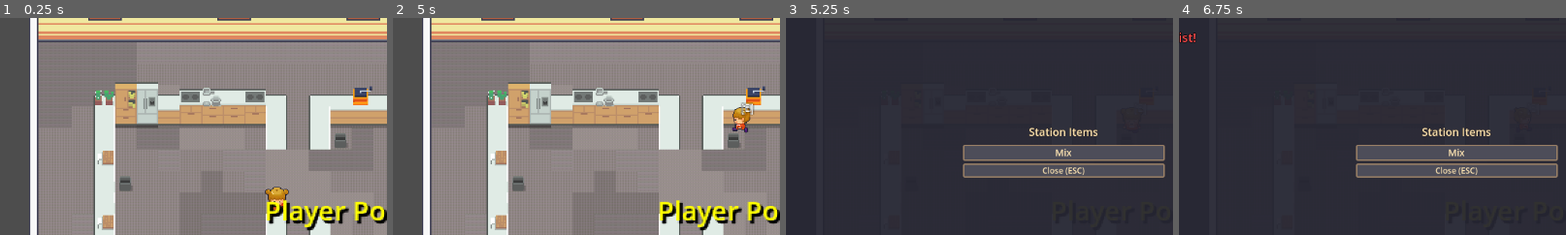
Above: before the commit, frames 1-4 (left to right).
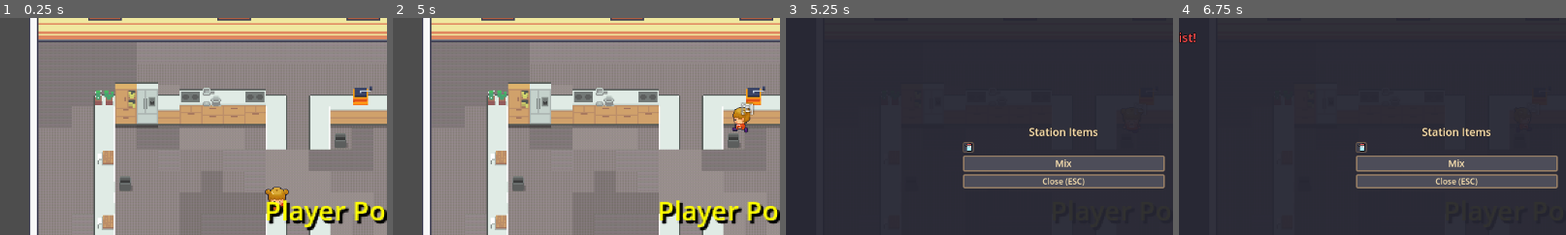
Above: after the commit, the same moments.

Repository: RossanB/RestoRush
Game: Godot game, scene res://scenes/kitchen.tscn
Same seed, same stepped clock (60 frames per second), same inputs: the game is played once before the commit and once after it. This scene is started directly instead of the project's main scene.
Inputs:
- Up to frame 1 (0.25 s): no input
- Up to frame 2 (5 s): tap Enter at 0.5, 2.75 s; hold Right (ui_right) 0.53-1.28 s; tap E (interact) at 0.6, 1.35, 2.3, 2.85, 3.6, 4.55 s; tap Space (ui_select) at 0.77, 1.52, 2, 3.02, 3.77, 4.52 s; hold Down (ui_down) 1.28-2.03 s; hold Right (ui_right) 2.03-2.78 s; hold P 2.03-2.78 s; hold Up (ui_up) 2.78-3.53 s; hold Left (ui_left) from 3.53 s (still down); tap P at 4.35 s
- Up to frame 3 (5.25 s): release Left (ui_left) at 5.03 s; hold Down (ui_down) from 5.03 s (still down); tap E (interact) at 5.1 s
- Up to frame 4 (6.75 s): release Down (ui_down) at 5.75 s; click "Mix" at 5.75 s; tap Space (ui_select) at 6.5 s; hold Right (ui_right) from 6.53 s (still down); tap E (interact) at 6.6 s
The pictures show only the part of the screen within x 14-64%, y 7-57%; the shares and areas given below are measured in that part.

Frames 1-2 are identical in both runs. In frame 3, 8.5% of the frame differs, in the area x 45-98%, y 57-79%; in frame 4, 8.5%.
Error before the commit: Invalid assignment of property or key 'custom_maximum_size' with value of type 'Vector2' on a base object of type 'Button'. (res://scripts/processing_ui.gd:45)

Commit message:
Remove invalid custom_maximum_size from buttons, make [E] prompt fully opaque

Diff:
--- a/scripts/item_selection_ui.gd
+++ b/scripts/item_selection_ui.gd
@@ -25,7 +25,6 @@
 	for item_type in available_items:
 		var button = Button.new()
 		button.custom_minimum_size = Vector2(16, 16)
-		button.custom_maximum_size = Vector2(16, 16)
 		# Style the button
 		var button_style = StyleBoxFlat.new()
 		button_style.bg_color = Color(0.25, 0.25, 0.3, 1)
--- a/scripts/processing_ui.gd
+++ b/scripts/processing_ui.gd
@@ -42,7 +42,6 @@
 		var item_type = stored_items[i]
 		var button = Button.new()
 		button.custom_minimum_size = Vector2(16, 16)
-		button.custom_maximum_size = Vector2(16, 16)
 		# Style the button
 		var button_style = StyleBoxFlat.new()
 		button_style.bg_color = Color(0.25, 0.25, 0.3, 1)
--- a/scripts/station_base.gd
+++ b/scripts/station_base.gd
@@ -16,8 +16,8 @@
 	interact_prompt = Label.new()
 	interact_prompt.text = "[E]"
 	interact_prompt.add_theme_font_size_override("font_size", 8)  # Smaller pixel-style size
-	interact_prompt.add_theme_color_override("font_color", Color.WHITE)
-	interact_prompt.add_theme_color_override("font_outline_color", Color.BLACK)
+	interact_prompt.add_theme_color_override("font_color", Color(1, 1, 1, 1))  # Fully opaque white
+	interact_prompt.add_theme_color_override("font_outline_color", Color(0, 0, 0, 1))  # Fully opaque black
 	interact_prompt.add_theme_constant_override("outline_size", 1)  # Smaller outline
 	interact_prompt.horizontal_alignment = HORIZONTAL_ALIGNMENT_CENTER
 	interact_prompt.vertical_alignment = VERTICAL_ALIGNMENT_CENTER
